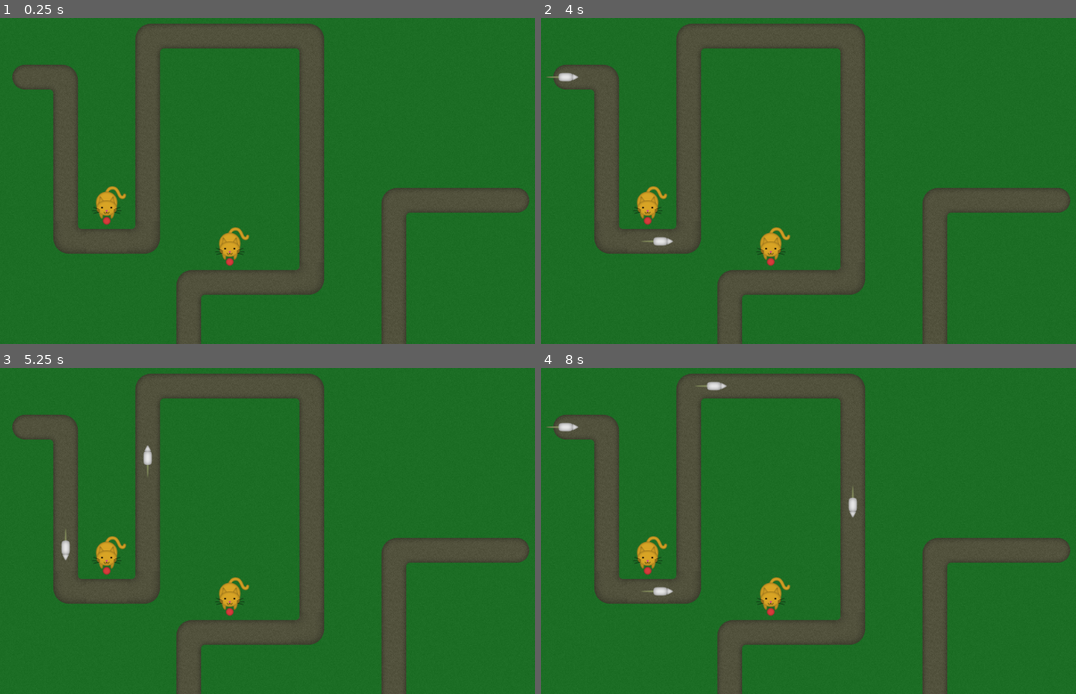
Above: before the commit, frames 1-4 (two rows, left to right).
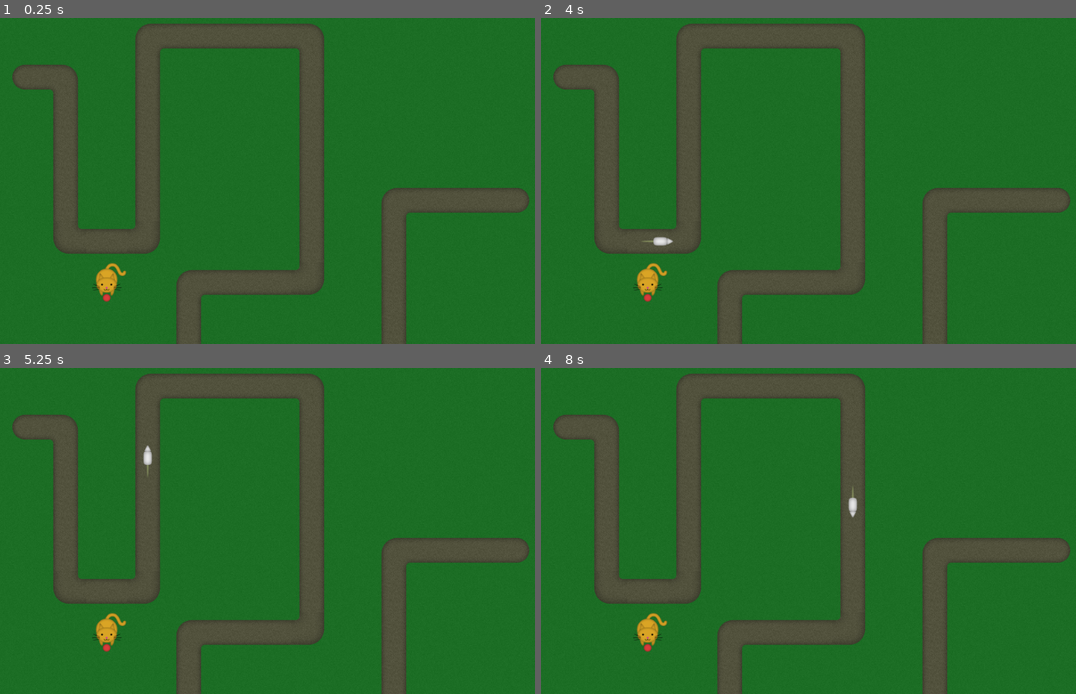
Above: after the commit, the same moments.

Repository: vibrunazo/godot-cats
Game: Godot game, scene res://scenes/Map.tscn
Two runs of this game, one before a commit and one after it. Both use one fixed random seed, a clock stepped at 60 frames per second and the inputs below.
Inputs:
- Up to frame 1 (0.25 s): no input
- Up to frame 2 (4 s): tap Enter at 0.5, 2 s; tap Space at 1.25 s
- Up to frame 3 (5.25 s): no input
- Up to frame 4 (8 s): no input

The runs differ from the first frame. In frame 1, 1.1% of the frame differs, in the area x 17-47%, y 51-88%; in frame 2, 1.2%; in frame 3, 1.2%; in frame 4, 1.4%, in the area x 1-47%, y 4-88%.

Commit message:
aquire target

Diff:
--- /dev/null
+++ b/scenes/Cat.gd
@@ -0,0 +1,32 @@
+extends Node2D
+
+
+# Declare member variables here. Examples:
+# var a = 2
+# var b = "text"
+
+var aggro_list = []
+var target: Mouse
+
+
+# Called when the node enters the scene tree for the first time.
+func _ready():
+	pass # Replace with function body.
+
+
+# Called every frame. 'delta' is the elapsed time since the previous frame.
+#func _process(delta):
+#	pass
+
+
+func _on_AggroRange_area_entered(area: Node):
+	if !area.get_parent().is_in_group("mice"):
+		return
+	print('entered range %s' % area.get_parent().is_in_group("mice"))
+	target = area.get_parent()
+
+
+func _on_AggroRange_area_exited(area):
+	if !area.get_parent().is_in_group("mice"):
+		return
+	print('exited range')
--- a/scenes/Cat.tscn
+++ b/scenes/Cat.tscn
@@ -1,9 +1,14 @@
-[gd_scene load_steps=3 format=2]
+[gd_scene load_steps=5 format=2]
 
 [ext_resource path="res://assets/cat01.png" type="Texture" id=1]
 [ext_resource path="res://assets/ball.png" type="Texture" id=2]
+[ext_resource path="res://scenes/Cat.gd" type="Script" id=3]
+
+[sub_resource type="CircleShape2D" id=1]
+radius = 250.0
 
 [node name="Cat" type="Node2D"]
+script = ExtResource( 3 )
 
 [node name="Sprite" type="Sprite" parent="."]
 texture = ExtResource( 1 )
@@ -13,3 +18,11 @@
 
 [node name="Sprite" type="Sprite" parent="Position2D"]
 texture = ExtResource( 2 )
+
+[node name="AggroRange" type="Area2D" parent="."]
+
+[node name="CollisionShape2D" type="CollisionShape2D" parent="AggroRange"]
+shape = SubResource( 1 )
+
+[connection signal="area_entered" from="AggroRange" to="." method="_on_AggroRange_area_entered"]
+[connection signal="area_exited" from="AggroRange" to="." method="_on_AggroRange_area_exited"]
--- a/scenes/Map.tscn
+++ b/scenes/Map.tscn
@@ -77,14 +77,12 @@
 
 [node name="SpawnTimer" type="Timer" parent="."]
 wait_time = 2.0
+one_shot = true
 autostart = true
 
 [node name="Cats" type="Node2D" parent="."]
 
-[node name="Cat2" parent="Cats" instance=ExtResource( 2 )]
-position = Vector2( 480, 360 )
-
 [node name="Cat" parent="Cats" instance=ExtResource( 2 )]
-position = Vector2( 288, 296 )
+position = Vector2( 288, 416 )
 
 [connection signal="timeout" from="SpawnTimer" to="." method="_on_SpawnTimer_timeout"]
--- a/scenes/Mouse.tscn
+++ b/scenes/Mouse.tscn
@@ -1,12 +1,20 @@
-[gd_scene load_steps=3 format=2]
+[gd_scene load_steps=4 format=2]
 
 [ext_resource path="res://assets/mouse01.png" type="Texture" id=1]
 [ext_resource path="res://scenes/Mouse.gd" type="Script" id=2]
 
-[node name="Mouse" type="PathFollow2D"]
+[sub_resource type="RectangleShape2D" id=1]
+extents = Vector2( 20, 10 )
+
+[node name="Mouse" type="PathFollow2D" groups=["mice"]]
 loop = false
 script = ExtResource( 2 )
 speed = 200
 
 [node name="Sprite" type="Sprite" parent="."]
 texture = ExtResource( 1 )
+
+[node name="Area2D" type="Area2D" parent="."]
+
+[node name="CollisionShape2D" type="CollisionShape2D" parent="Area2D"]
+shape = SubResource( 1 )
